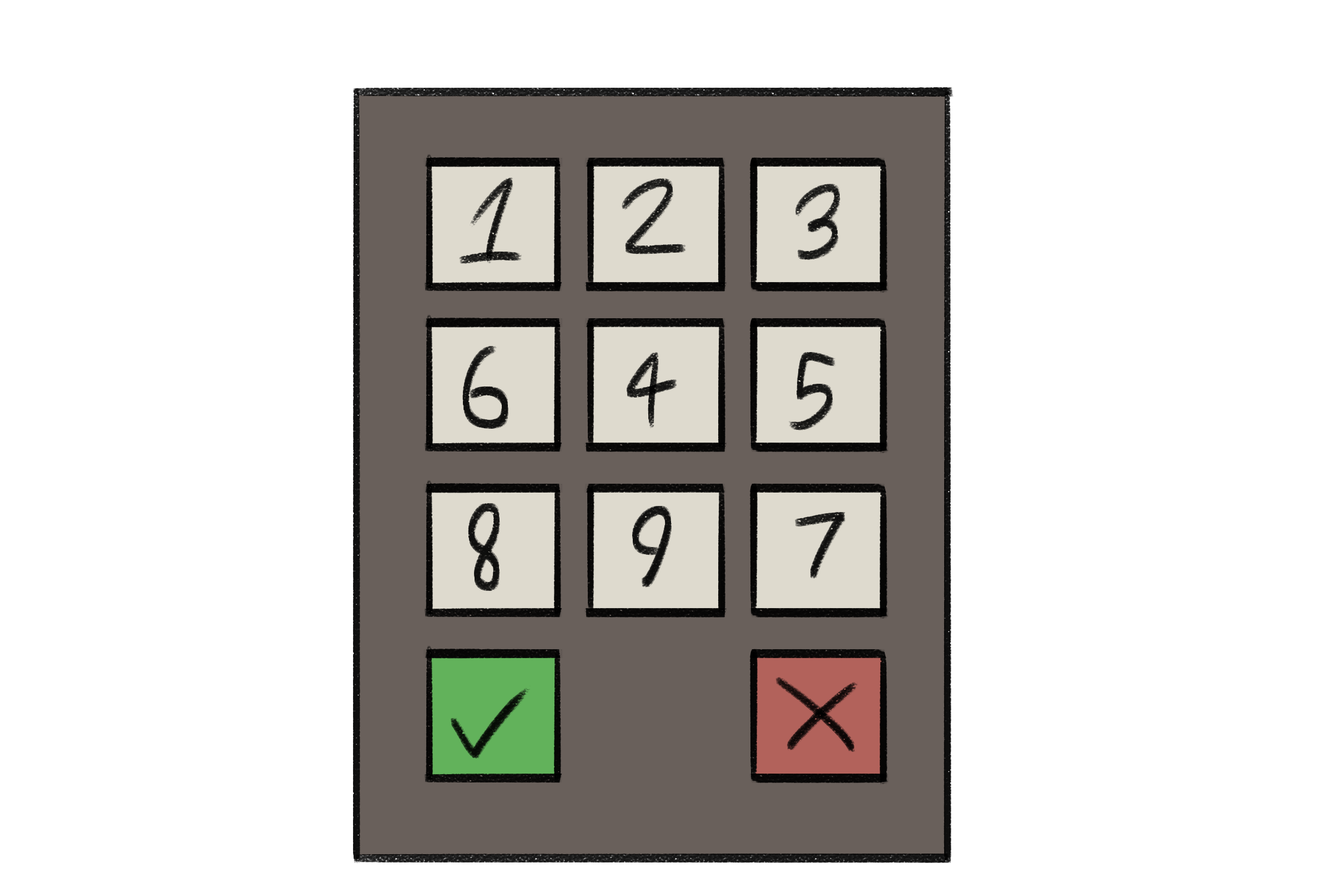
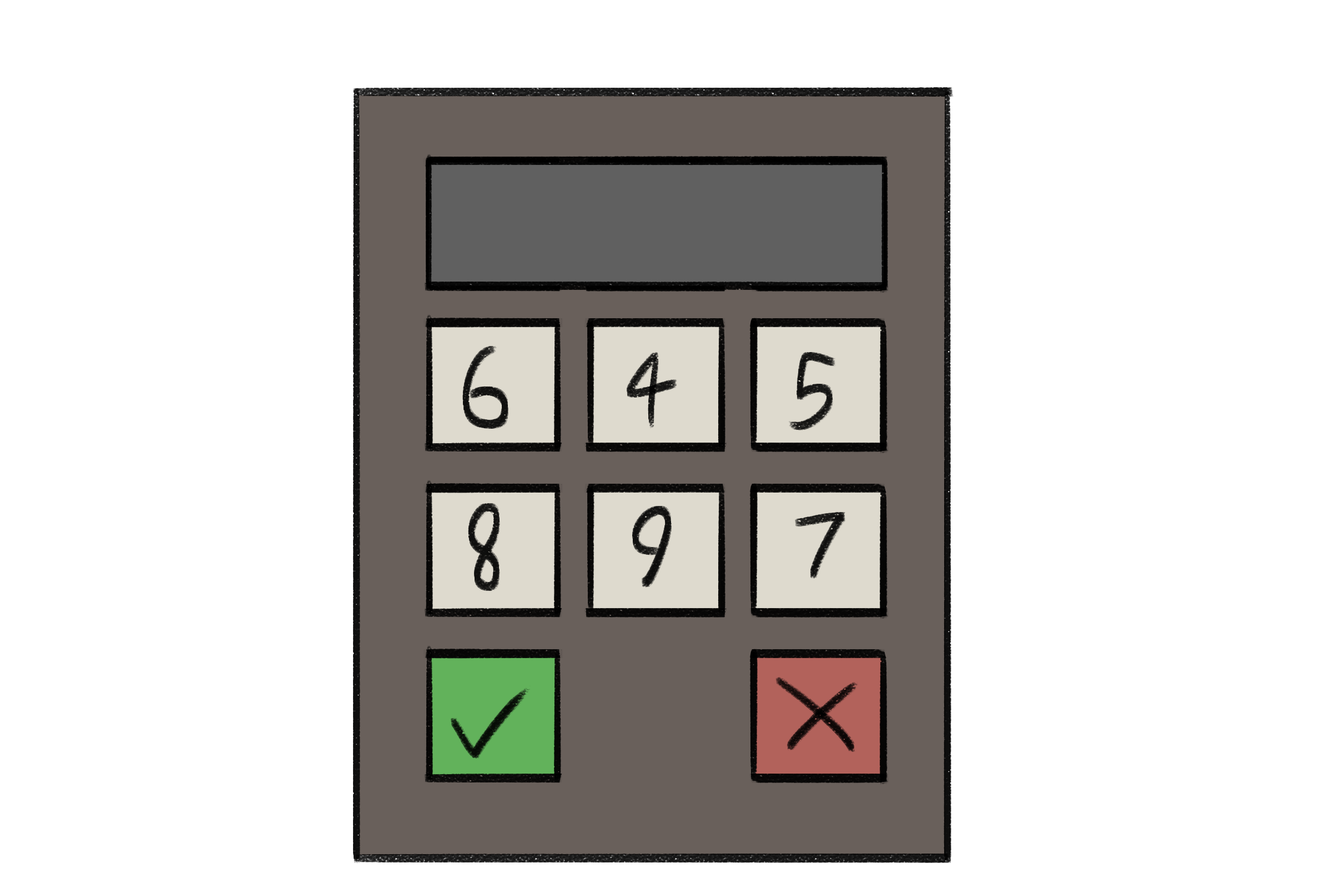
Layered file, before and after one edit (1321x893). Changes by layer:
added layer "Paint Layer 4" above "Paint Layer 5" over [425, 155, 889, 291]
added layer "Paint Layer 5" above "Paint Layer 1" over [426, 155, 889, 291]
painted on "Paint Layer 1" (1st of 2) over [425, 155, 889, 291]
painted on "Paint Layer 2" over [425, 155, 889, 291]
painted on "Background" over [425, 155, 889, 291]
